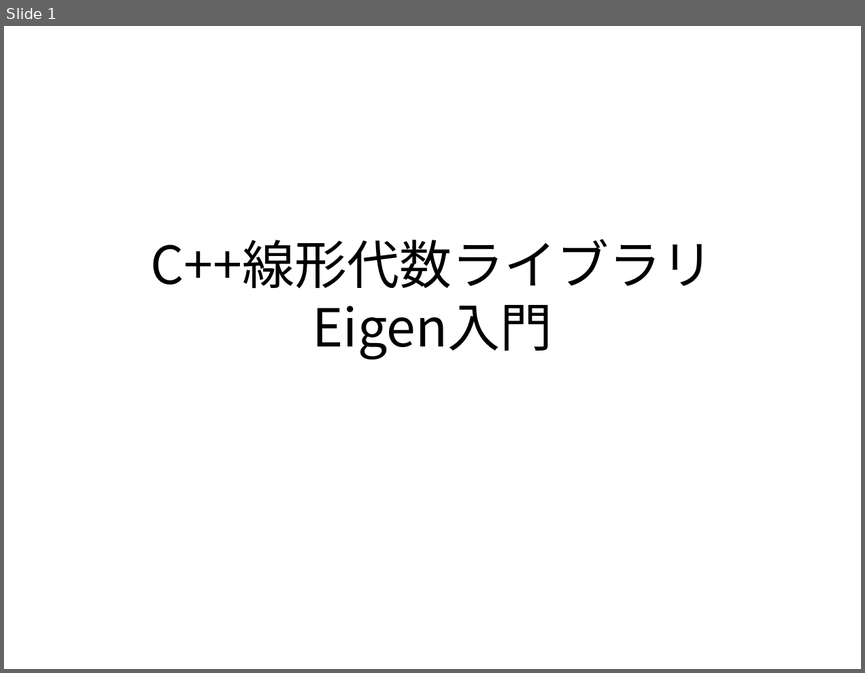
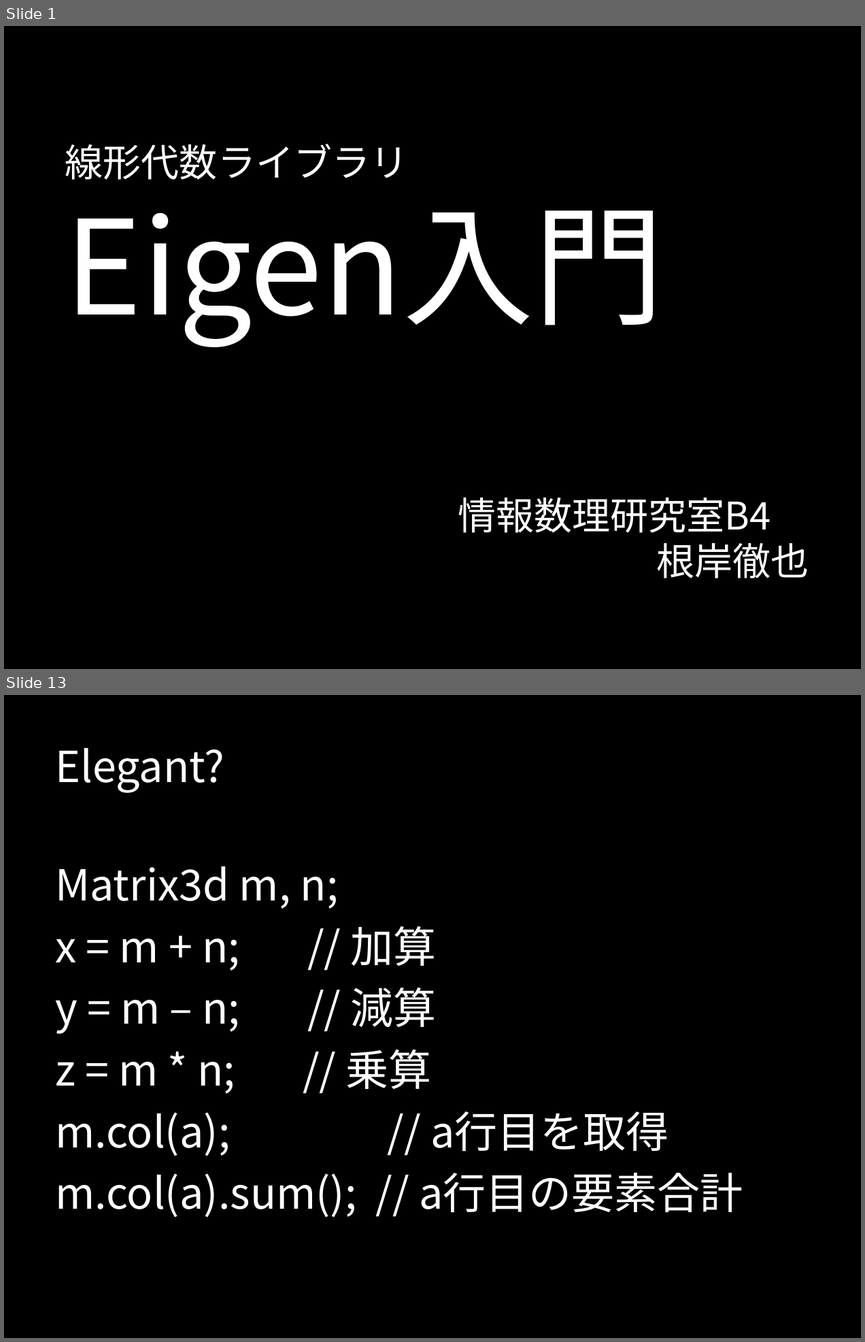
Before and after one commit to TetsuyaNegishi/Eigen_Seminar_2015_11_04, a slide deck: Eigen_Seminar_slide.pptx. Shown one above the other, each under a label of ours: slide 1 before the commit, slides 1 and 13 after it; the slides between them are not shown. The pictures are 865x673 and 865x1342 pixels, drawn with LibreOffice and Linux fonts; fonts in the diff are those of the drawing; background and template pictures are left out. Boxes give left, top, right and bottom in pixels: in the first picture for what was removed or moved away, otherwise in the second. Text is boxed around its words. In the diff, an @@ line names an element or a change of style, - is before the commit and + after.

```diff
--- a/Eigen_Seminar_slide.pptx
+++ b/Eigen_Seminar_slide.pptx
@@ slide 13 added at (x1=4, y1=695, x2=861, y2=1338), background picture (left out) @@
@@ text added at (x1=55, y1=748, x2=224, y2=792), 36 pt, text #FFFFFF @@
+Elegant?
@@ text added at (x1=55, y1=866, x2=743, y2=1217), 36 pt, text #FFFFFF @@
+Matrix3d m, n;
+x = m + n; // 加算
+y = m – n; // 減算
+z = m * n; // 乗算
+m.col(a); // a行目を取得
+m.col(a).sum(); // a行目の要素合計
@@ slide 1 changed as well @@
@@ background #FFFFFF to picture (left out) @@
@@ text "線形代数ライブラリ Eigen入門" at (x1=65, y1=144, x2=664, y2=347): vertical alignment middle to bottom @@
@@ text at (x1=65, y1=144, x2=664, y2=347): text changed; size 44 to 32 pt; text colour #000000 to #FFFFFF @@
-C++線形代数ライブラリ
-Eigen入門
+線形代数ライブラリ
+Eigen入門
@@ text added at (x1=458, y1=497, x2=808, y2=578), 32 pt, text #FFFFFF @@
+情報数理研究室B4
+根岸徹也
```
Also in this commit, not shown: 16 other slides added, 2 other files.
